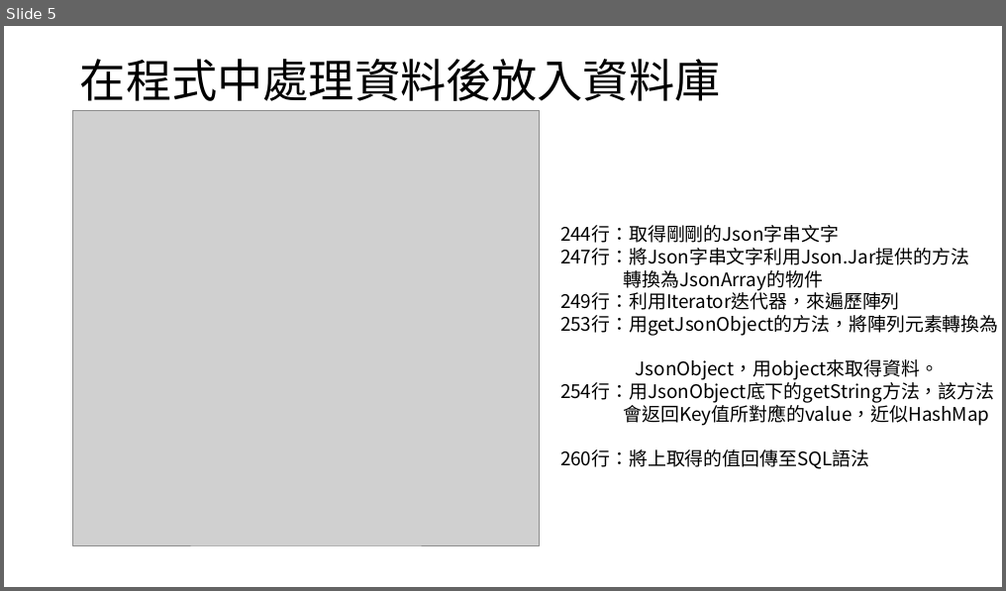
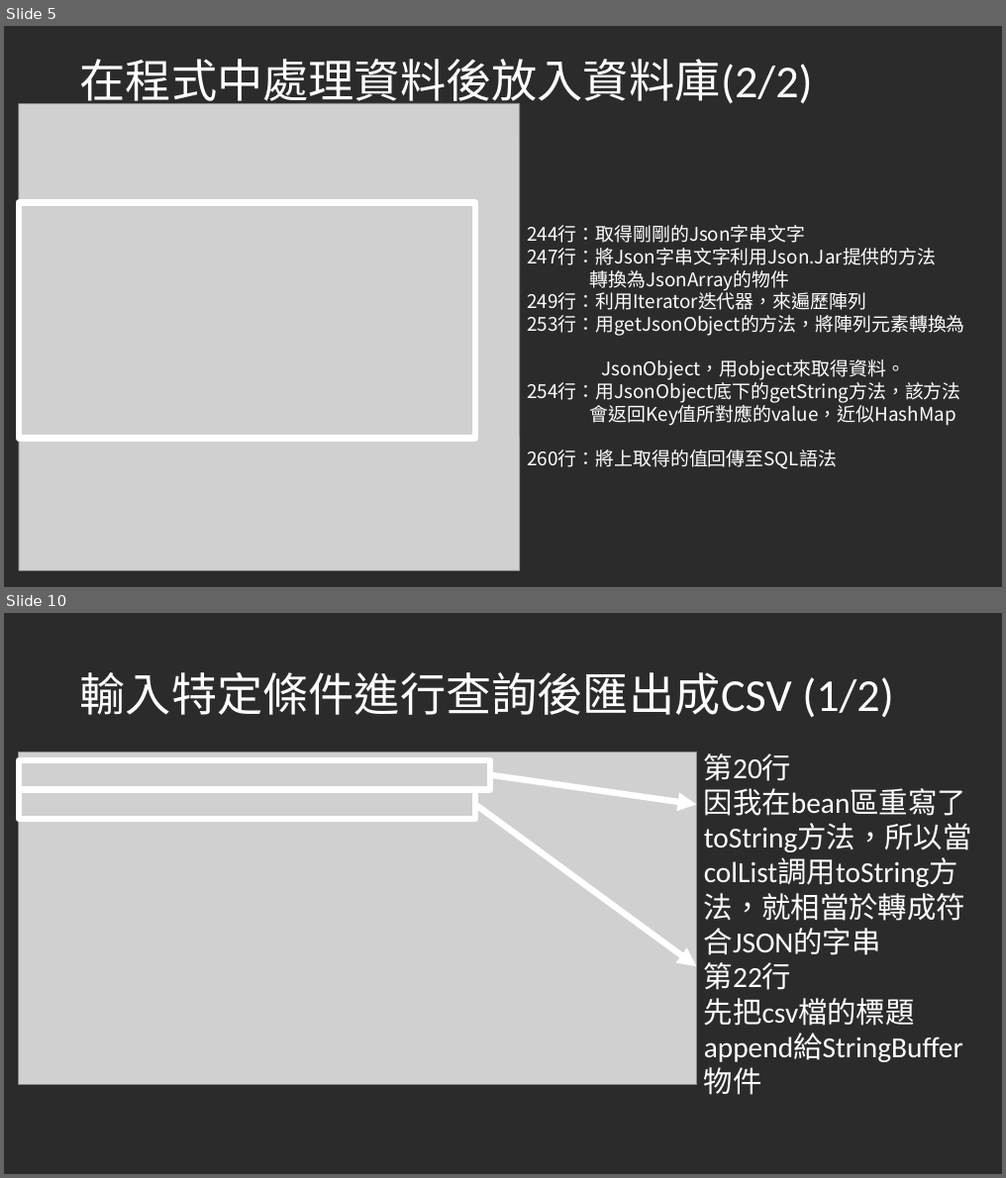
Before and after one commit to Hoxton019030/Columbrium, a slide deck: 新竹縣公私立【納骨塔】清冊資料庫.pptx. Shown one above the other, each under a label of ours: slide 5 before the commit, slides 5 and 10 after it; the slides between them are not shown. The pictures are 1006x591 and 1006x1178 pixels, drawn with LibreOffice and Linux fonts; fonts in the diff are those of the drawing; grey boxes stand for pictures; background and template pictures are left out; a plain dark background stands for a picture behind light text. Boxes give left, top, right and bottom in pixels: in the first picture for what was removed or moved away, otherwise in the second. Text is boxed around its words. In the diff, an @@ line names an element or a change of style, - is before the commit and + after.

```diff
--- a/新竹縣公私立【納骨塔】清冊資料庫.pptx
+++ b/新竹縣公私立【納骨塔】清冊資料庫.pptx
@@ slide 10 added at box(4, 613, 1002, 1174), background picture (left out) @@
@@ text added at box(80, 672, 894, 717), 44 pt, text #FFFFFF @@
+輸入特定條件進行查詢後匯出成CSV (1/2)
@@ picture added at box(18, 753, 696, 1084) @@
@@ rectangle added at box(19, 761, 491, 789), outline #FFFFFF 6.01 pt @@
@@ text added at box(704, 754, 972, 1026), 28 pt, text #FFFFFF @@
+第20行
+因我在bean區重寫了toString方法，所以當colList調用toString方法，就相當於轉成符合JSON的字串
+第22行
+先把csv檔的標題append給StringBuffer物件
@@ rectangle added at box(19, 789, 475, 819), outline #FFFFFF 6.01 pt @@
@@ arrow added from (491, 775) to (696, 805), #FFFFFF 6.01 pt @@
@@ arrow added from (475, 805) to (696, 966), #FFFFFF 6.01 pt @@
@@ slide 5 changed as well @@
@@ background #FFFFFF to picture (left out) @@
@@ text at box(80, 59, 813, 109): text changed; text colour #000000 to #FFFFFF @@
-在程式中處理資料後放入資料庫
+在程式中處理資料後放入資料庫(2/2)
@@ picture: place and size @@
-picture at box(73, 110, 540, 546)
+picture at box(19, 104, 520, 571)
@@ rectangle added at box(19, 202, 475, 439), outline #FFFFFF 6.01 pt @@
@@ text "244行：取得剛剛的Json字串文字": place and size @@
-text "244行：取得剛剛的Json字串文字" at box(560, 225, 999, 470)
+text "244行：取得剛剛的Json字串文字" at box(527, 225, 965, 470)
@@ text "244行：取得剛剛的Json字串文字" at box(527, 225, 965, 470): text colour #000000 to #FFFFFF @@
```
Also in this commit, not shown: 9 other slides changed, 1 other slide added, 3 slides removed, 15 other files.
